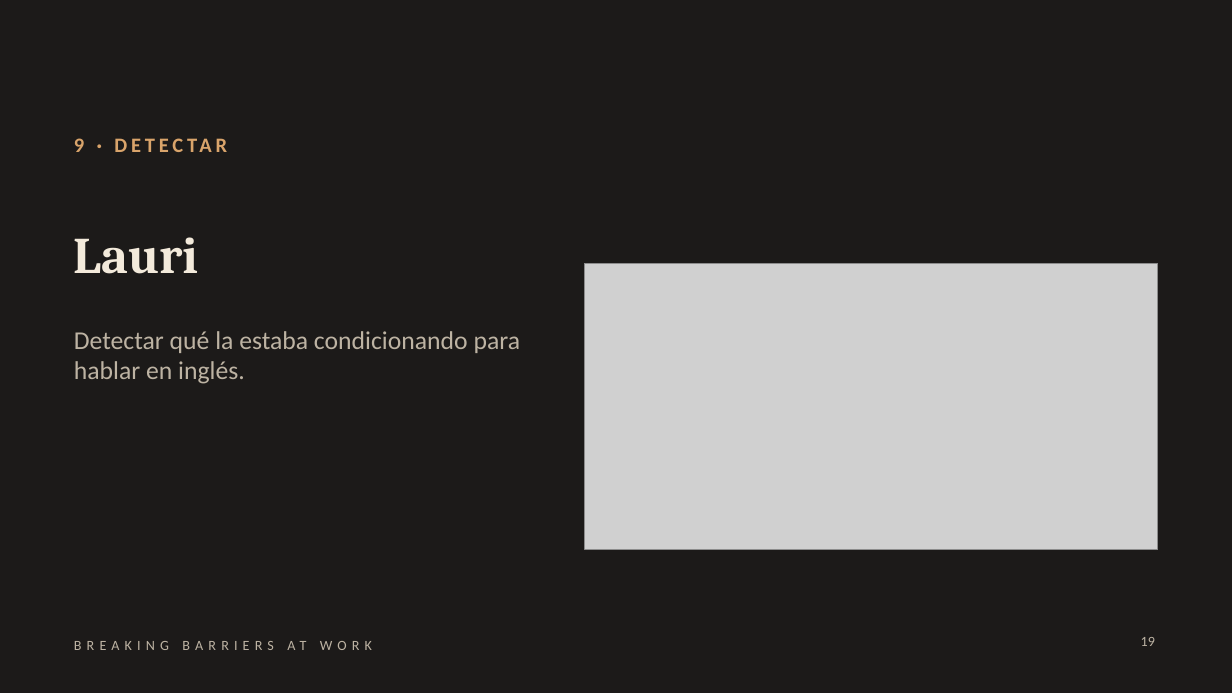
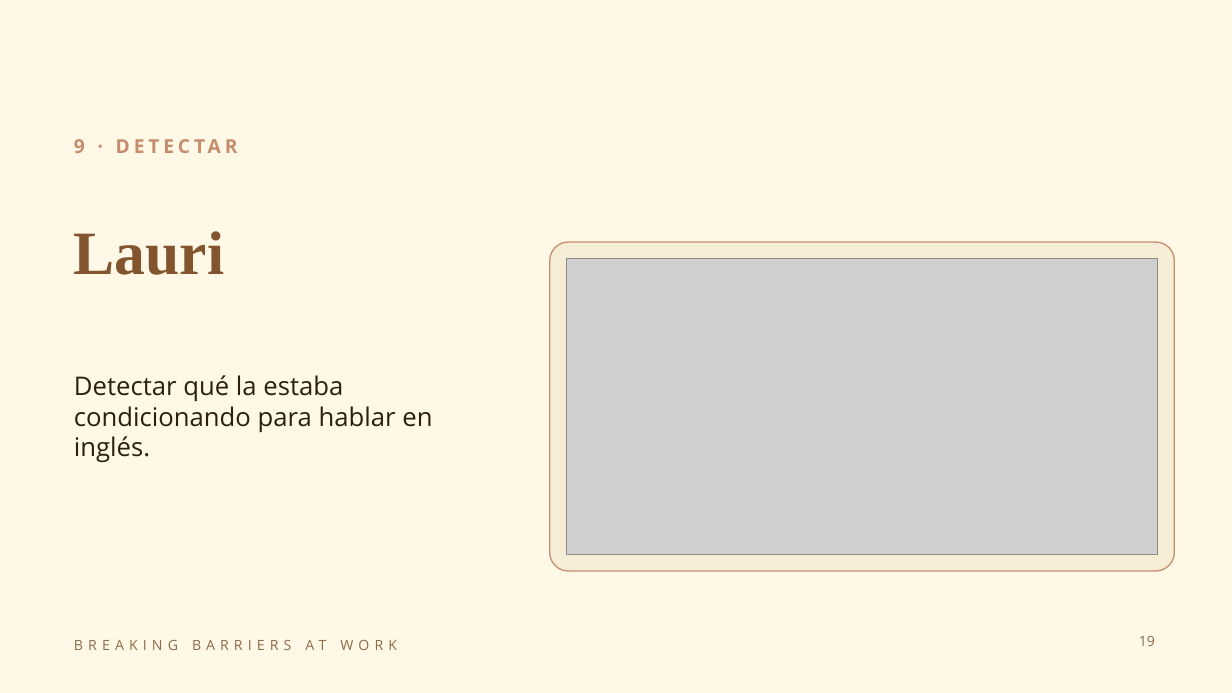
Before and after one commit to florenciapersico-ctrl/brakingbarriersatwork, a slide deck: slide 19 of contenido/vsl/Placas_VSL_AT_WORK_@breakingbarriers.atwork.pptx. Drawn at 1232x693 pixels with LibreOffice and Linux fonts; fonts in the diff are those of the drawing; grey boxes stand for pictures. Boxes give left, top, right and bottom in pixels: in the first picture for what was removed or moved away, otherwise in the second. Text is boxed around its words. In the diff, an @@ line names an element or a change of style, - is before the commit and + after.

```diff
--- a/contenido/vsl/Placas_VSL_AT_WORK_@breakingbarriers.atwork.pptx
+++ b/contenido/vsl/Placas_VSL_AT_WORK_@breakingbarriers.atwork.pptx
@@ background #1C1A19 to #FFF8E7 @@
@@ text "9 · DETECTAR" at (74, 139, 85, 153): size 16 to 15 pt, font Calibri to Open Sans, text colour #D9A46B to #C68C6C @@
@@ text "Lauri" at (74, 231, 224, 275): size 40 to 48 pt, font Cambria to Times New Roman, text colour #F3EADB to #82552E @@
@@ rounded rectangle added at (550, 242, 1175, 571), fill #F5EDD6, outline #C68C6C 1 pt @@
@@ picture: place and size @@
-picture at (585, 263, 1158, 550)
+picture at (567, 259, 1158, 555)
@@ text "Detectar qué la estaba condicionando ...": place and size @@
-text "Detectar qué la estaba condicionando ..." at (74, 331, 521, 384)
+text "Detectar qué la estaba condicionando ..." at (74, 375, 432, 462)
@@ text "Detectar qué la estaba condicionando ..." at (74, 375, 432, 462): font Calibri to Open Sans, text colour #BDB3A3 to #2C1F0E @@
@@ text "BREAKING BARRIERS AT WORK" at (74, 640, 397, 650): font Calibri to Open Sans, text colour #BDB3A3 to #8B6B4A @@
@@ page number at (1139, 636, 1155, 646): font Calibri to Open Sans, text colour #BDB3A3 to #8B6B4A @@
```
Also in this commit, not shown: 27 other slides changed, 11 other files.
